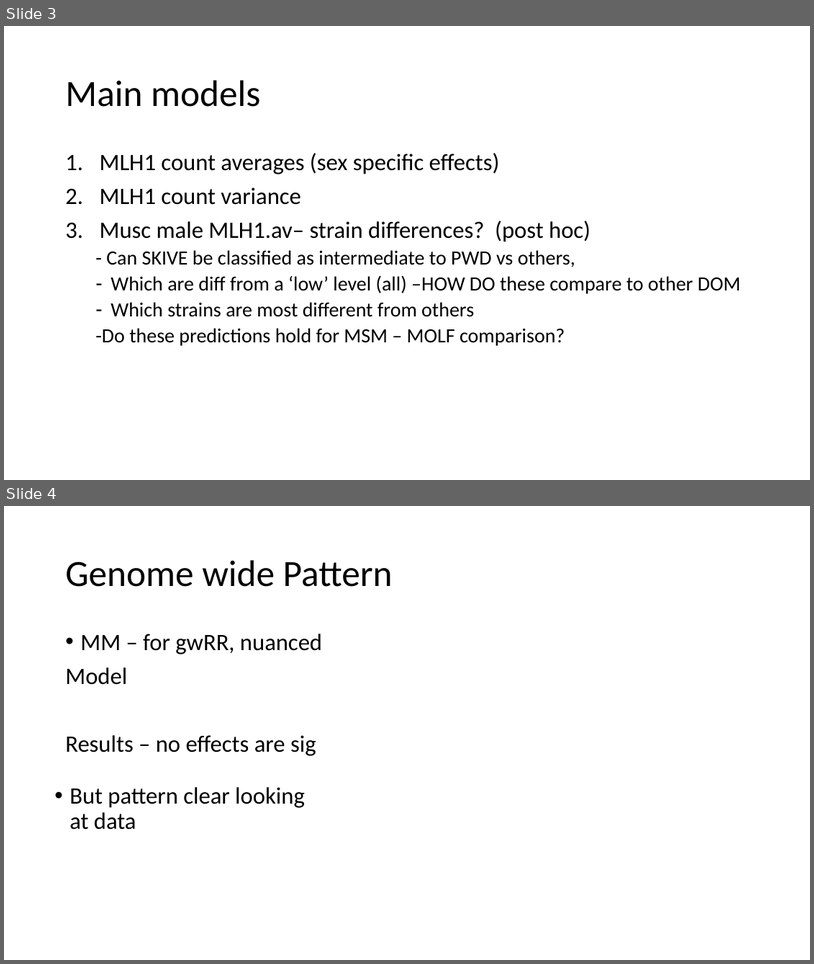
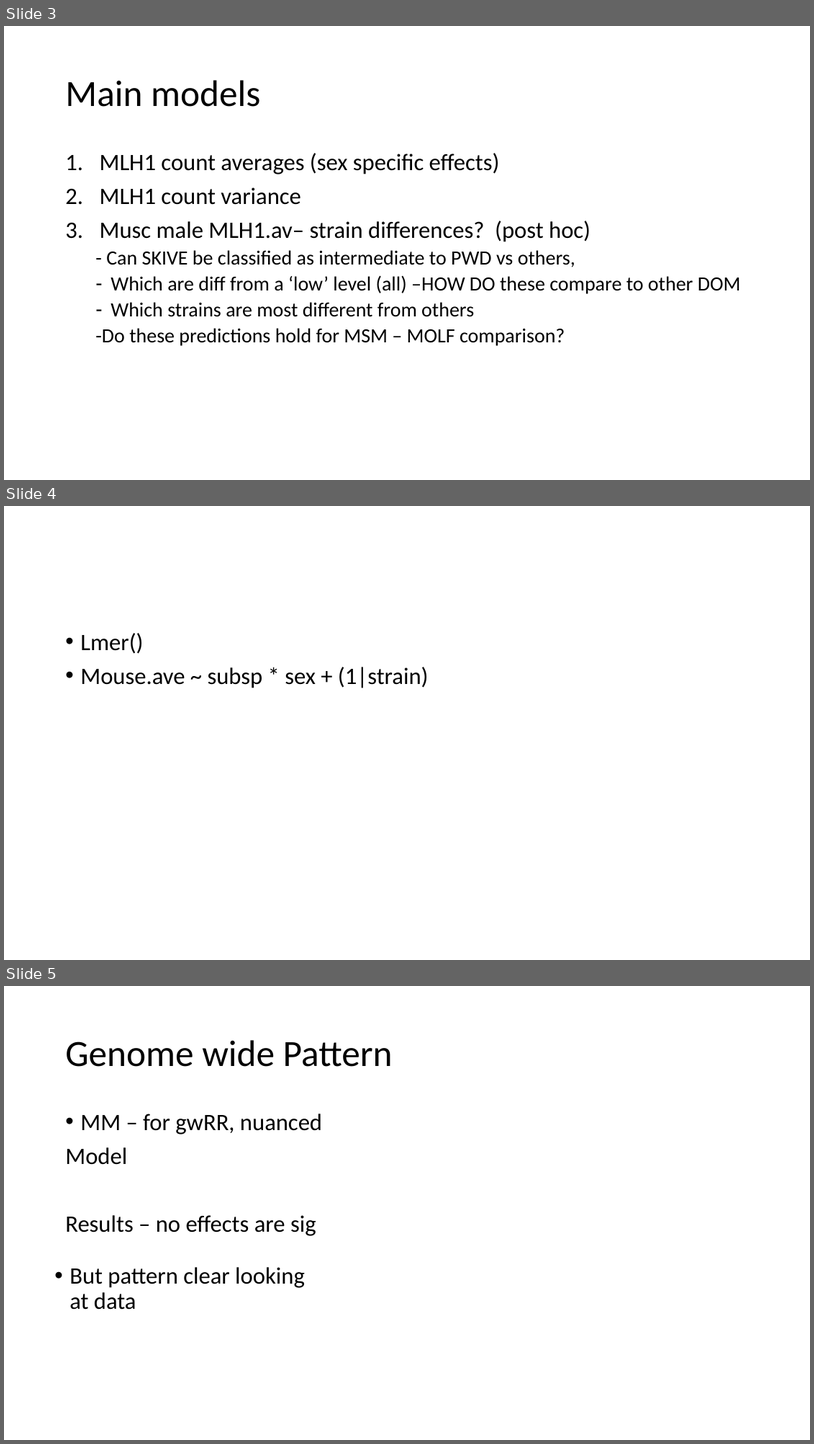
Before and after one commit to petersoapes/MLH1repo, a slide deck: AP_labMeeting_2.12.20.pptx. Shown one above the other, each under a label of ours: slides 3 and 4 before the commit, slides 3, 4 and 5 after it. The pictures are 814x964 and 814x1444 pixels, drawn with LibreOffice and Linux fonts; fonts in the diff are those of the drawing. Boxes give left, top, right and bottom in pixels: in the first picture for what was removed or moved away, otherwise in the second. Text is boxed around its words. In the diff, an @@ line names an element or a change of style, - is before the commit and + after.

```diff
--- a/AP_labMeeting_2.12.20.pptx
+++ b/AP_labMeeting_2.12.20.pptx
@@ slide 4 added at [4,506,810,960], background #FFFFFF @@
@@ text added at [80,633,429,688], 28 pt, text #000000 @@
+• Lmer()
+• Mouse.ave ~ subsp * sex + (1|strain)
@@ what was slide 4 is now slide 5 @@
```
Also in this commit, not shown: 1 slide changed, 1 other slide added, 5 other files.
